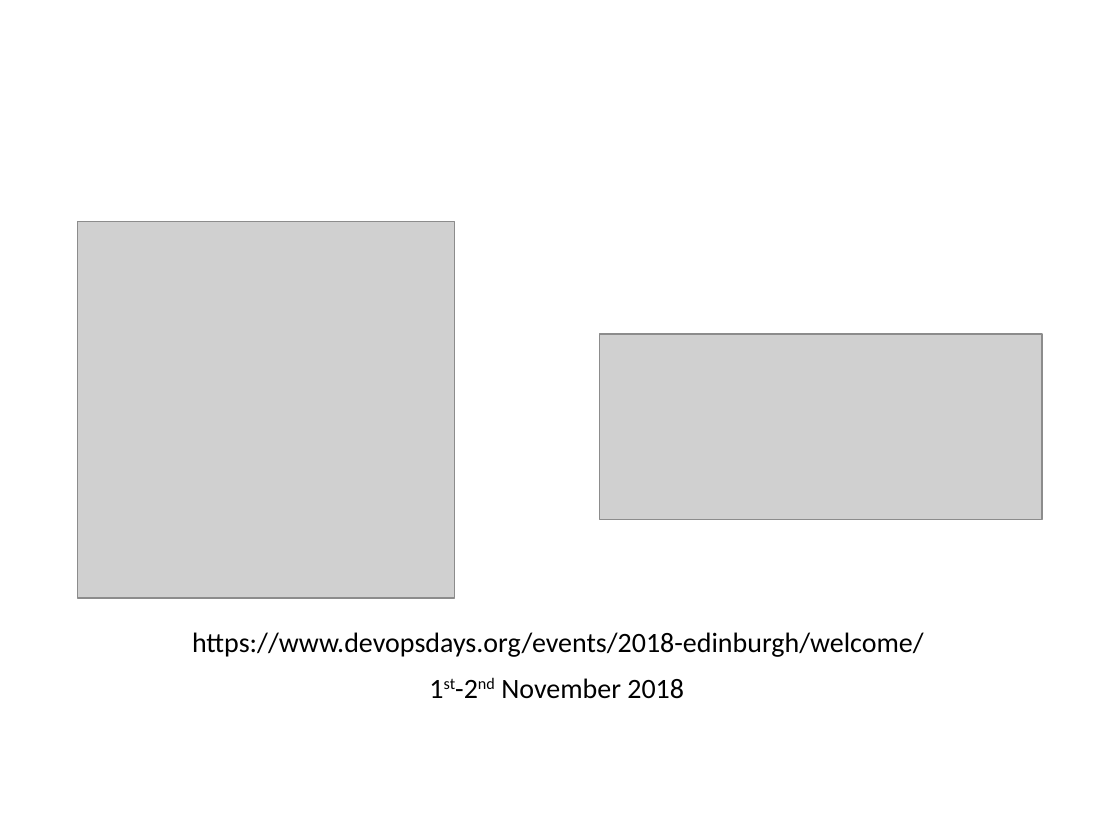
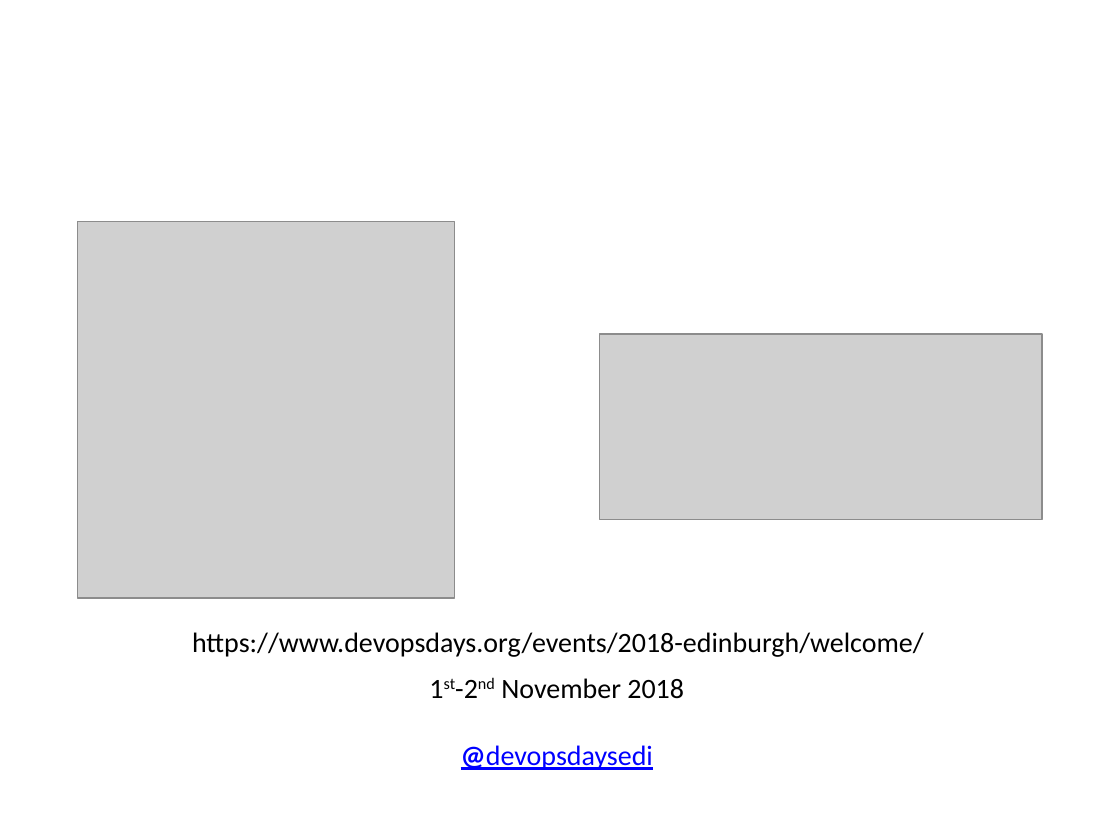
Before and after one commit to DevOpsPlayground/Hands-on-with-Selenium-Auto-Scaling-using-Docker-and-Zalenium, a slide deck: slide 3 of ECS_Digital_Template.pptx (slide 4 before the commit). Drawn at 1120x840 pixels with LibreOffice and Linux fonts; fonts in the diff are those of the drawing; grey boxes stand for pictures; background and template pictures are left out. Boxes give left, top, right and bottom in pixels: in the first picture for what was removed or moved away, otherwise in the second. Text is boxed around its words. In the diff, an @@ line names an element or a change of style, - is before the commit and + after.

```diff
--- a/ECS_Digital_Template.pptx
+++ b/ECS_Digital_Template.pptx
@@ text at (x1=461, y1=745, x2=653, y2=770): paragraph added @@
+@devopsdaysedi
```
Also in this commit, not shown: 4 other slides changed, 1 slide added.
